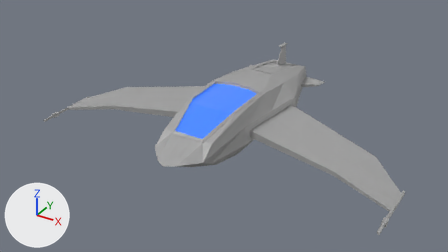
A saved change to the Blender file space-scroll-shooter/spaceship.blend.
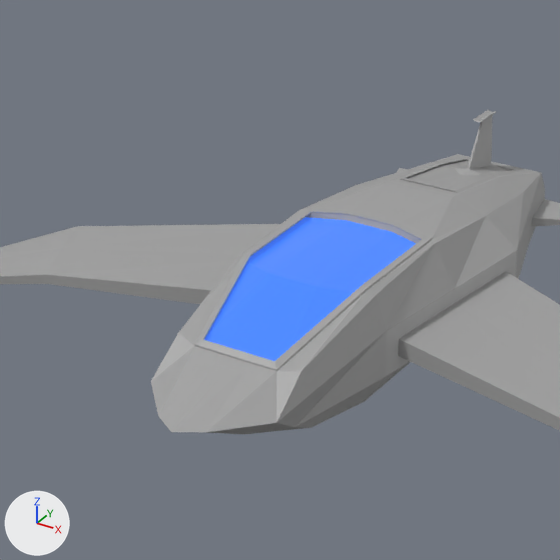
There are two pictures of each version: one from the file's camera 'Camera', one close up on the part from 22% to 70% of the width and 0% to 86% of the height. Arrows for +X, +Y and +Z are at lower left; the lights stay in place.
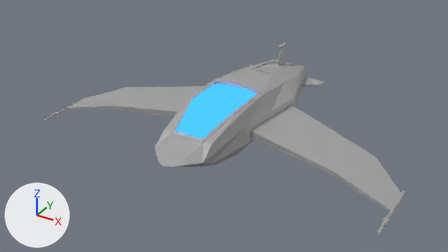
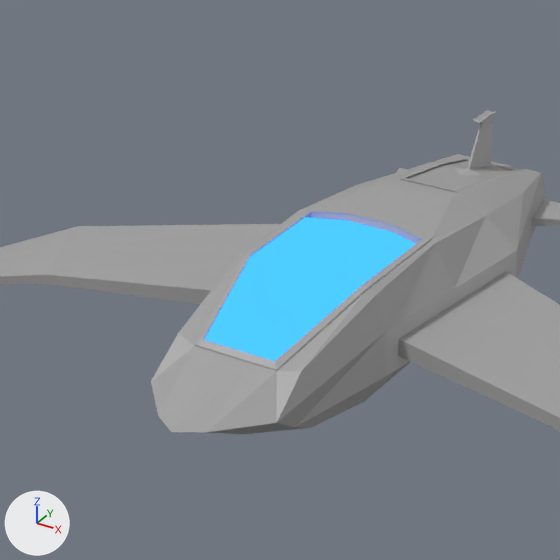
The change in detail:
In material 'Material.002' (mat_material_002), roughness goes from 0.0118 to 0.5.
In material 'Material.002' (mat_material_002), emission_color is no longer (0.0258, 0.0775, 0.367), blue #2d4fa3.
In material 'Material.002' (mat_material_002), emission_strength is no longer 1.6.
Material 'Material.002' (mat_material_002) is now built by emission_material('Material.002') instead of principled_material('Material.002').
Material 'Material.002' (mat_material_002) changes colour from blue #2663cf to blue #2c7cff; in linear values from (0.0195, 0.125, 0.627) to (0.0252, 0.202, 1.0).
In material 'Material.002' (mat_material_002), strength is now set to 3.0.

Where the change shows, as pixel boxes [x1, y1, x2, y2] in the close-ups (560 x 560 px):
'Cube', recoloured
    both: [201, 209, 424, 365]
